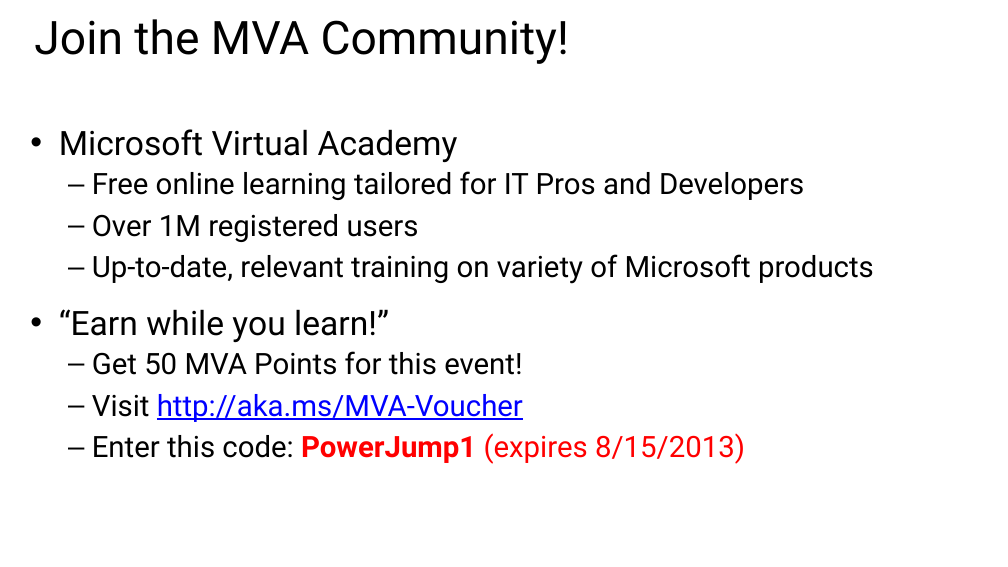
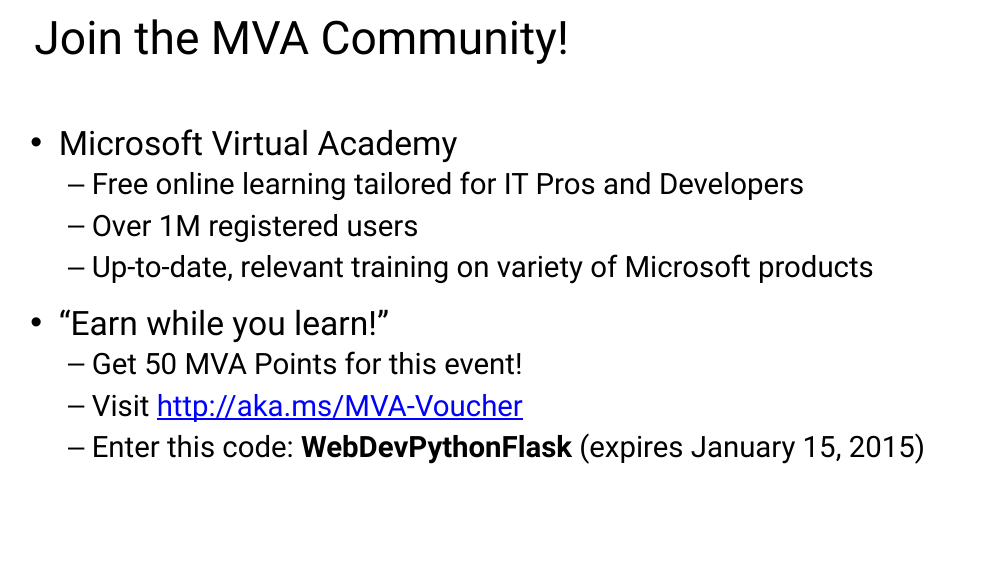
Before and after one commit to GeekTrainer/Flask, a slide deck: slide 6 of Slides/Module 1 - Introduction to Flask.pptx. Drawn at 1008x567 pixels with LibreOffice and Linux fonts; fonts in the diff are those of the drawing. Boxes give left, top, right and bottom in pixels: in the first picture for what was removed or moved away, otherwise in the second. Text is boxed around its words. In the diff, an @@ line names an element or a change of style, - is before the commit and + after.

```diff
--- a/Slides/Module 1 - Introduction to Flask.pptx
+++ b/Slides/Module 1 - Introduction to Flask.pptx
@@ text at <box>92,433,925,464</box>: text changed; text colour #FF0000 to #000000 @@
-  – Enter this code: PowerJump1 (expires 8/15/2013)
+  – Enter this code: WebDevPythonFlask (expires January 15, 2015)
```
Also in this commit, not shown: 1 other slide changed, 2 slides added, 3 other files.
